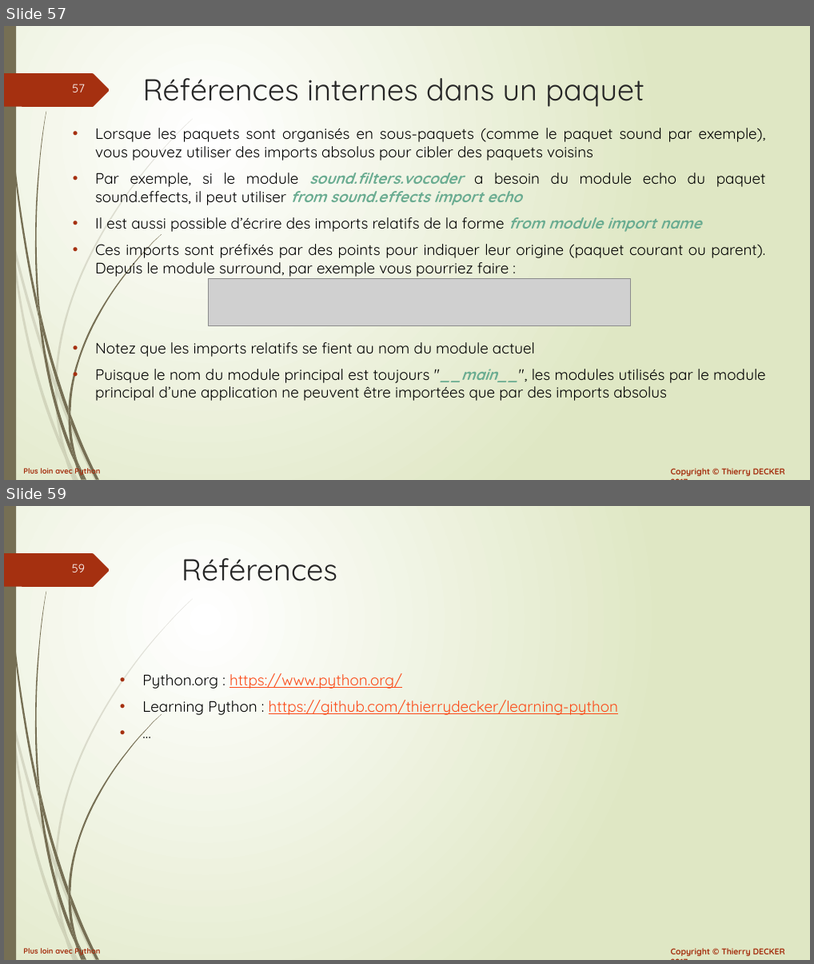
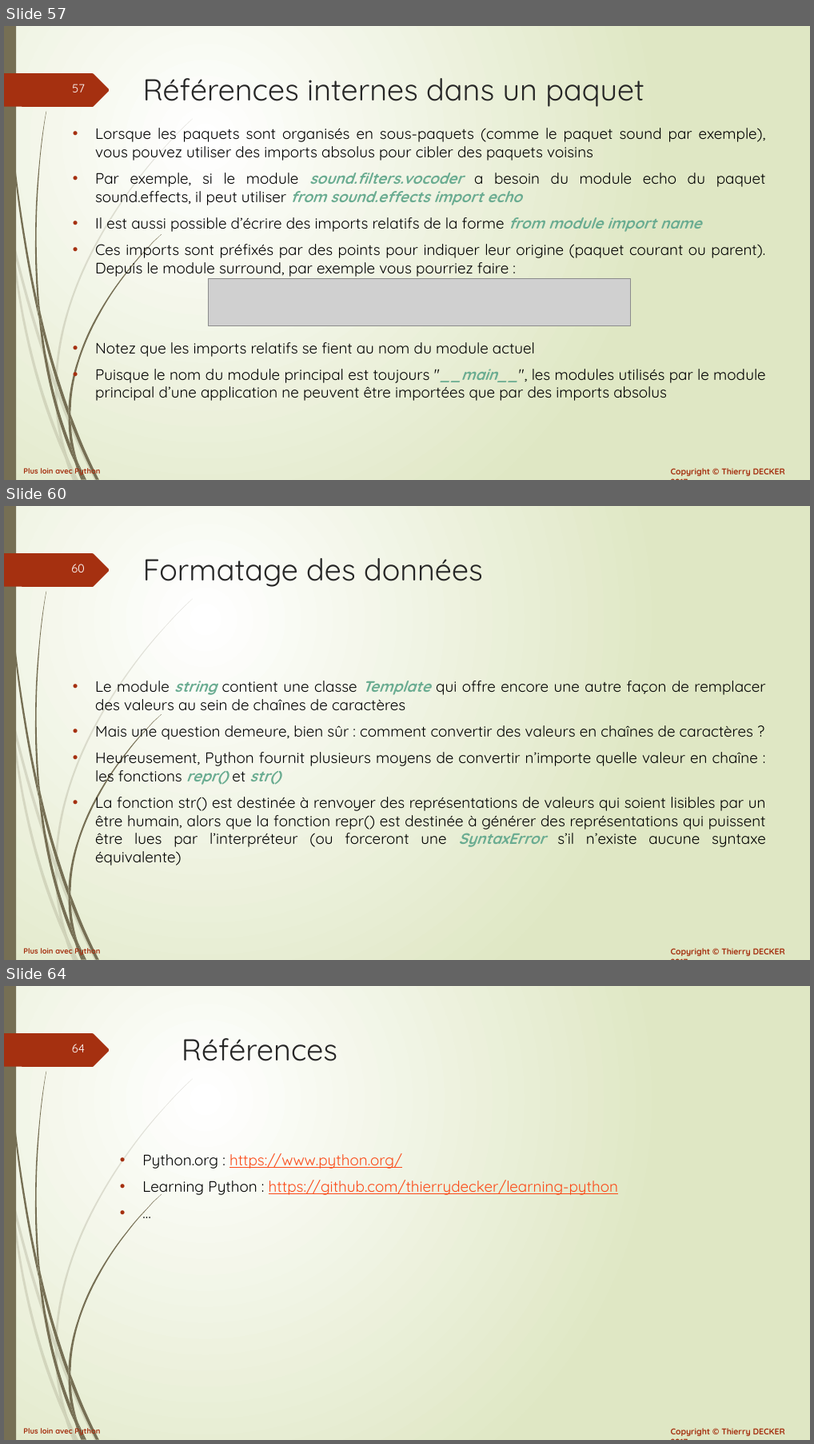
Before and after one commit to VikmanTheRacoon/learning-python, a slide deck: documentations/python-102.pptx. Shown one above the other, each under a label of ours: slides 57 and 59 before the commit, slides 57, 60 and 64 after it; the slides between them are not shown. The pictures are 814x964 and 814x1444 pixels, drawn with LibreOffice and Linux fonts; fonts in the diff are those of the drawing; grey boxes stand for pictures. Boxes give left, top, right and bottom in pixels: in the first picture for what was removed or moved away, otherwise in the second. Text is boxed around its words. In the diff, an @@ line names an element or a change of style, - is before the commit and + after.

```diff
--- a/documentations/python-102.pptx
+++ b/documentations/python-102.pptx
@@ slide 60 added at (4, 506, 810, 960), background gradient #FFFFFF to #DFE8C4; not listed: 27 template elements that a slide beside it also shows @@
@@ title added at (143, 558, 483, 587), 36 pt, text #262626 @@
+Formatage des données
@@ text added at (95, 680, 766, 865), 18 pt, text #000000 @@
+• Le module string contient une classe Template qui offre encore une autre façon de remplacer des valeurs au sein de chaînes de caractères
+• Mais une question demeure, bien sûr : comment convertir des valeurs en chaînes de caractères ?
+• Heureusement, Python fournit plusieurs moyens de convertir n’importe quelle valeur en chaîne : les fonctions repr() et str()
+• La fonction str() est destinée à renvoyer des représentations de valeurs qui soient lisibles par un être humain, alors que la fonction repr() est destinée à générer des représentations qui puissent être lues par l’interpréteur (ou forceront une SyntaxError s’il n’existe aucune syntaxe équivalente)
@@ what was slide 59 is now slide 64 @@
@@ page number at (72, 1044, 85, 1052): text changed @@
-59
+64
```
Also in this commit, not shown: 1 slide changed, 4 other slides added, 1 other file.
